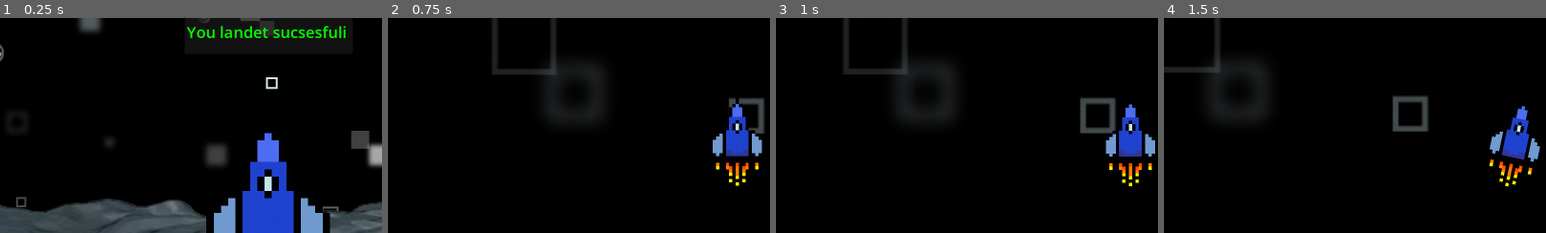
Above: before the commit, frames 1-4 (left to right).
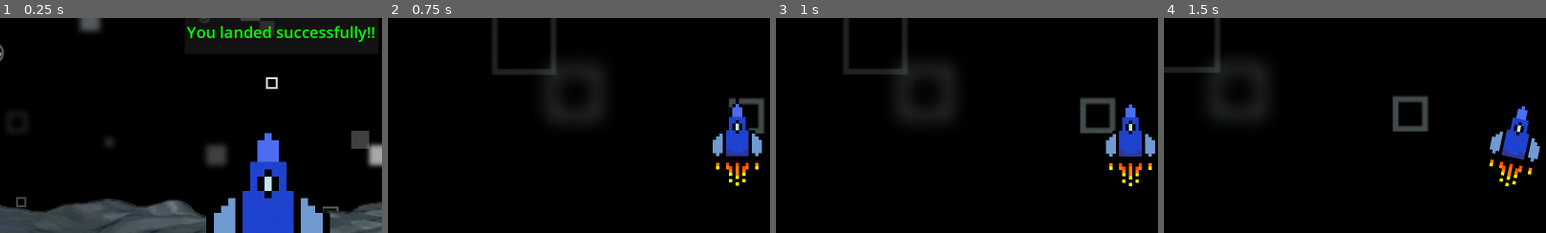
Above: after the commit, the same moments.

Repository: LagkageGobler/SpaceGameFool
Game: Godot game, scene res://win menu.tscn
The game is run twice, just before and just after one commit, with the same random seed, the same clock (stepped at 60 frames per second) and the same inputs. The project has no main scene, so this scene is started directly.
Inputs:
- Up to frame 1 (0.25 s): no input
- Up to frame 2 (0.75 s): click "go agen" at 0.5 s
- Up to frame 3 (1 s): no input
- Up to frame 4 (1.5 s): hold D (Rightthrust) from 1.28 s (still down)
The pictures show only the part of the screen within x 10-60%, y 24-74%; the shares and areas given below are measured in that part.

The runs differ from the first frame. In frame 1, 1.0% of the frame differs, in the area x 68-98%, y 3-12%; in frame 2, nothing differs; in frame 3, nothing differs; in frame 4, nothing differs.

Commit message:
stavekontrol

Diff:
--- a/rumskip/lose_menu.tscn
+++ b/rumskip/lose_menu.tscn
@@ -53,7 +53,7 @@
 offset_top = 593.0
 offset_right = 1503.0
 offset_bottom = 703.0
-text = "start agen"
+text = "start again"
 
 [connection signal="pressed" from="back" to="." method="_on_back_pressed"]
 [connection signal="pressed" from="start" to="." method="_on_start_pressed"]
--- a/rumskip/win menu.tscn
+++ b/rumskip/win menu.tscn
@@ -34,12 +34,12 @@
 layout_mode = 0
 offset_left = 553.0
 offset_top = 220.0
-offset_right = 905.0
+offset_right = 959.0
 offset_bottom = 297.0
 theme = SubResource("Theme_i77fk")
 theme_override_colors/font_readonly_color = Color(0, 1, 0, 1)
 theme_override_font_sizes/font_size = 33
-text = "You landet sucsesfuli"
+text = "You landed successfully!!"
 editable = false
 
 [node name="back to menu" type="Button" parent="."]
Not shown: 1 places in rumskip/lose_menu.tscn that only renumber resources
Not shown: 1 places in rumskip/win menu.tscn that only renumber resources
